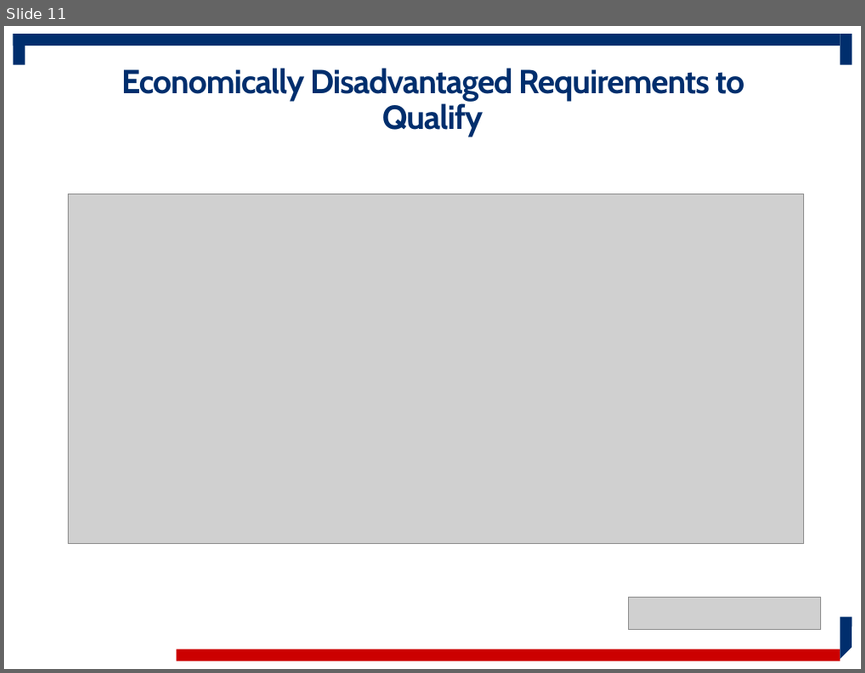
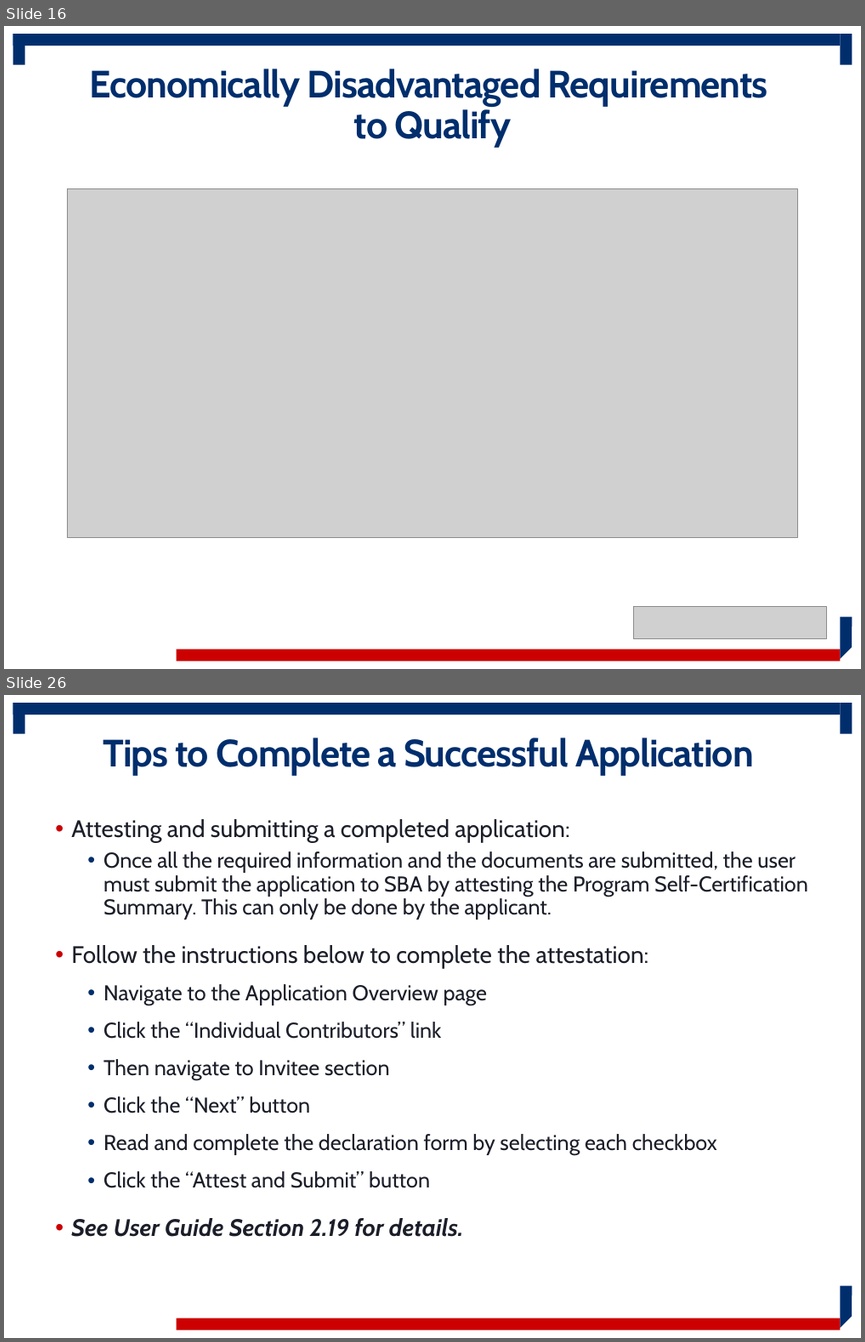
Before and after one commit to USSBA/brand, a slide deck: assets/sba/resource-partners/WOSB-ProgramOverview.pptx. Shown one above the other, each under a label of ours: slide 11 before the commit, slides 16 and 26 after it; the slides between them are not shown. The pictures are 865x673 and 865x1342 pixels, drawn with LibreOffice and Linux fonts; fonts in the diff are those of the drawing; grey boxes stand for pictures; background and template pictures are left out. Boxes give left, top, right and bottom in pixels: in the first picture for what was removed or moved away, otherwise in the second. Text is boxed around its words. In the diff, an @@ line names an element or a change of style, - is before the commit and + after.

```diff
--- a/assets/sba/resource-partners/WOSB-ProgramOverview.pptx
+++ b/assets/sba/resource-partners/WOSB-ProgramOverview.pptx
@@ slide 26 added at bbox=[4, 695, 861, 1338], background #FFFFFF; not listed: 5 template elements that a slide beside it also shows @@
@@ title added at bbox=[103, 737, 762, 775], 32 pt, text #002E6D, bold @@
+Tips to Complete a Successful Application, 3
@@ text added at bbox=[71, 819, 808, 1236], 18 pt, text #1B1E29 @@
+• Attesting and submitting a completed application:
+  • Once all the required information and the documents are submitted, the user must submit the application to SBA by attesting the Program Self-Certification Summary. This can only be done by the applicant.
+• Follow the instructions below to complete the attestation:
+  • Navigate to the Application Overview page
+  • Click the “Individual Contributors” link
+  • Then navigate to Invitee section
+  • Click the “Next” button
+  • Read and complete the declaration form by selecting each checkbox
+  • Click the “Attest and Submit” button
+• See User Guide Section 2.19 for details.
@@ what was slide 11 is now slide 16 @@
@@ slide 16 changed as well @@
@@ title "Economically Disadvantaged Requirements to Qualify" at bbox=[89, 68, 768, 147]: size 28 to 32 pt @@
@@ picture: place and size @@
-picture at bbox=[69, 194, 803, 544]
+picture at bbox=[68, 189, 796, 538]
@@ picture: place and size @@
-picture at bbox=[628, 596, 821, 629]
+picture at bbox=[634, 606, 827, 638]
```
Also in this commit, not shown: 13 other slides changed, 20 other slides added, 7 slides removed, 1 other file.
